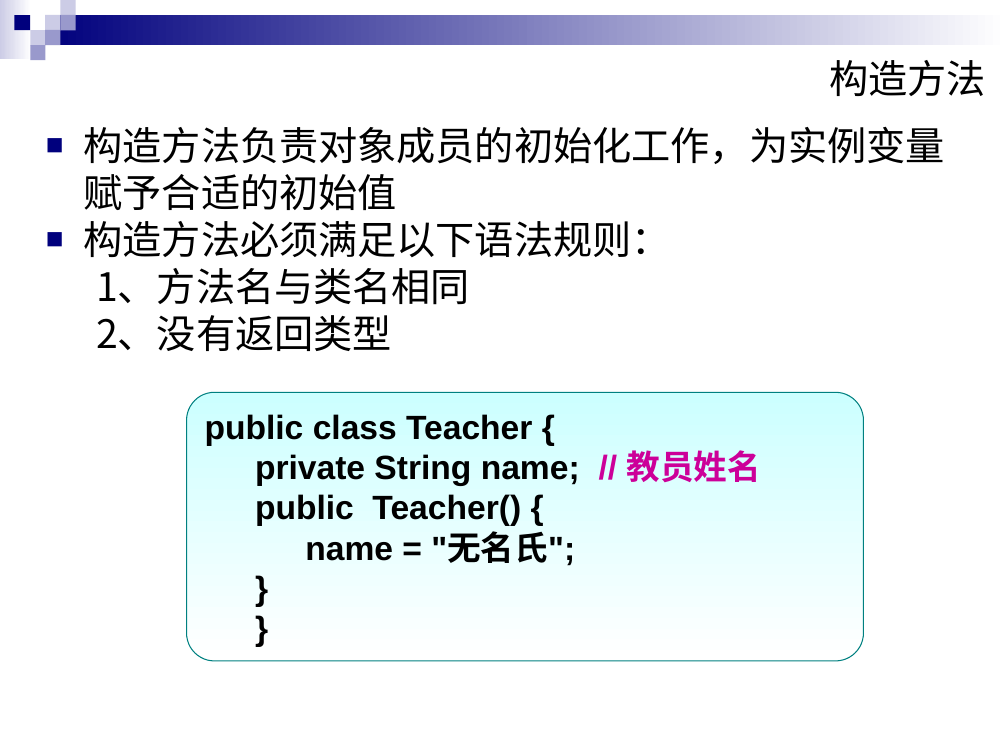
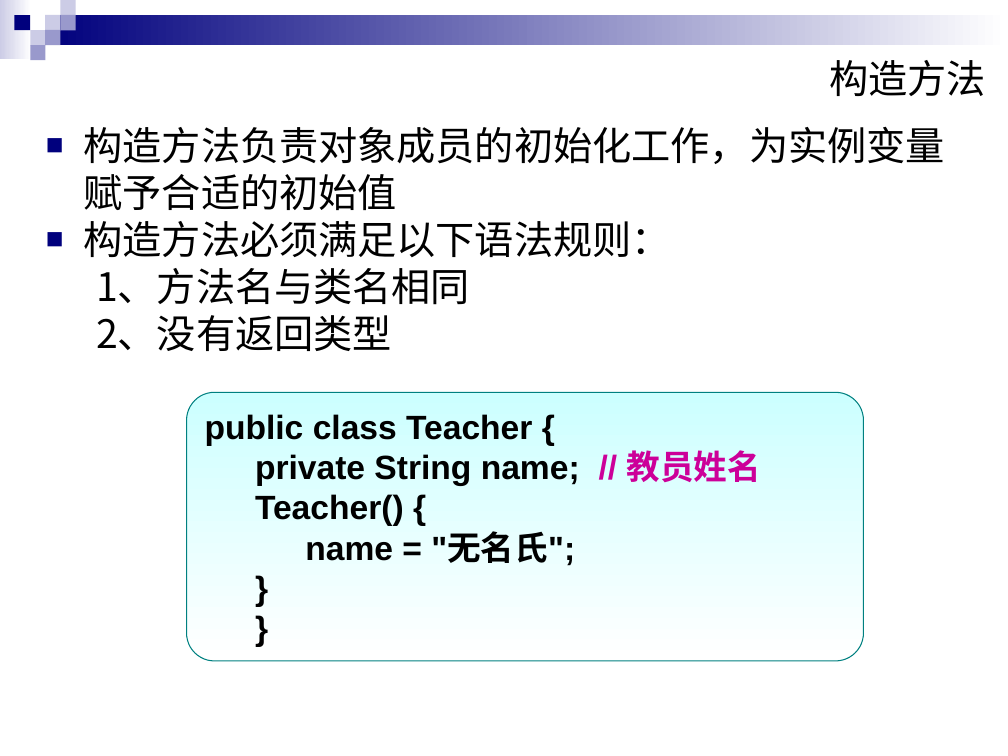
Before and after one commit to wjinshui/Network, a slide deck: slide 18 of PPTs/6-封装概念与技术.ppt. Drawn at 1008x756 pixels with LibreOffice and Linux fonts; fonts in the diff are those of the drawing. Boxes give left, top, right and bottom in pixels: in the first picture for what was removed or moved away, otherwise in the second. Text is boxed around its words. In the diff, an @@ line names an element or a change of style, - is before the commit and + after.

```diff
--- a/PPTs/6-封装概念与技术.ppt
+++ b/PPTs/6-封装概念与技术.ppt
@@ text in rounded rectangle at bbox=[255, 494, 404, 526]: text changed @@
-  public Teacher() {
+  Teacher() {
```
Also in this commit, not shown: 1 other slide changed, 9 other files.
